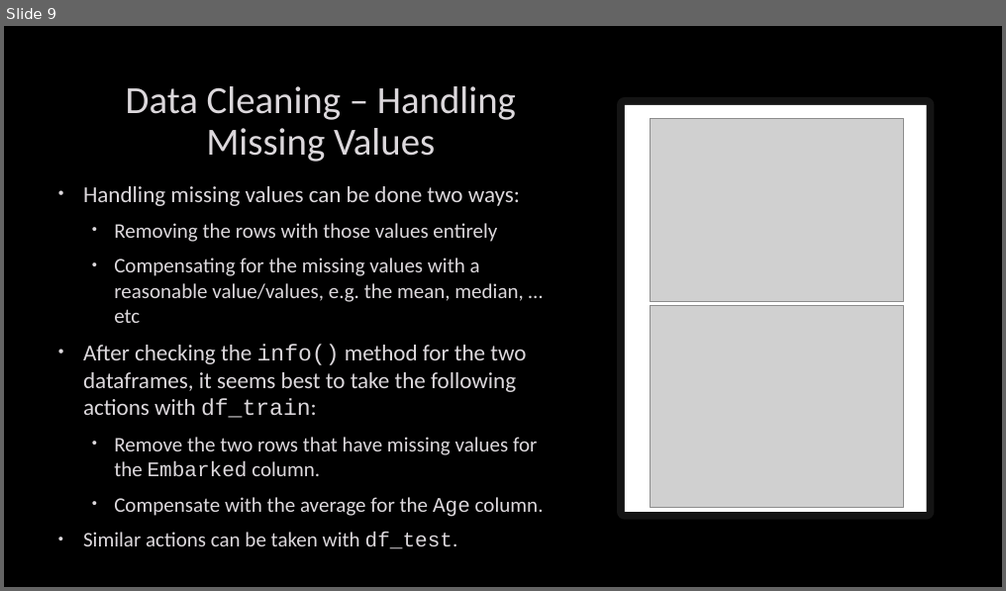
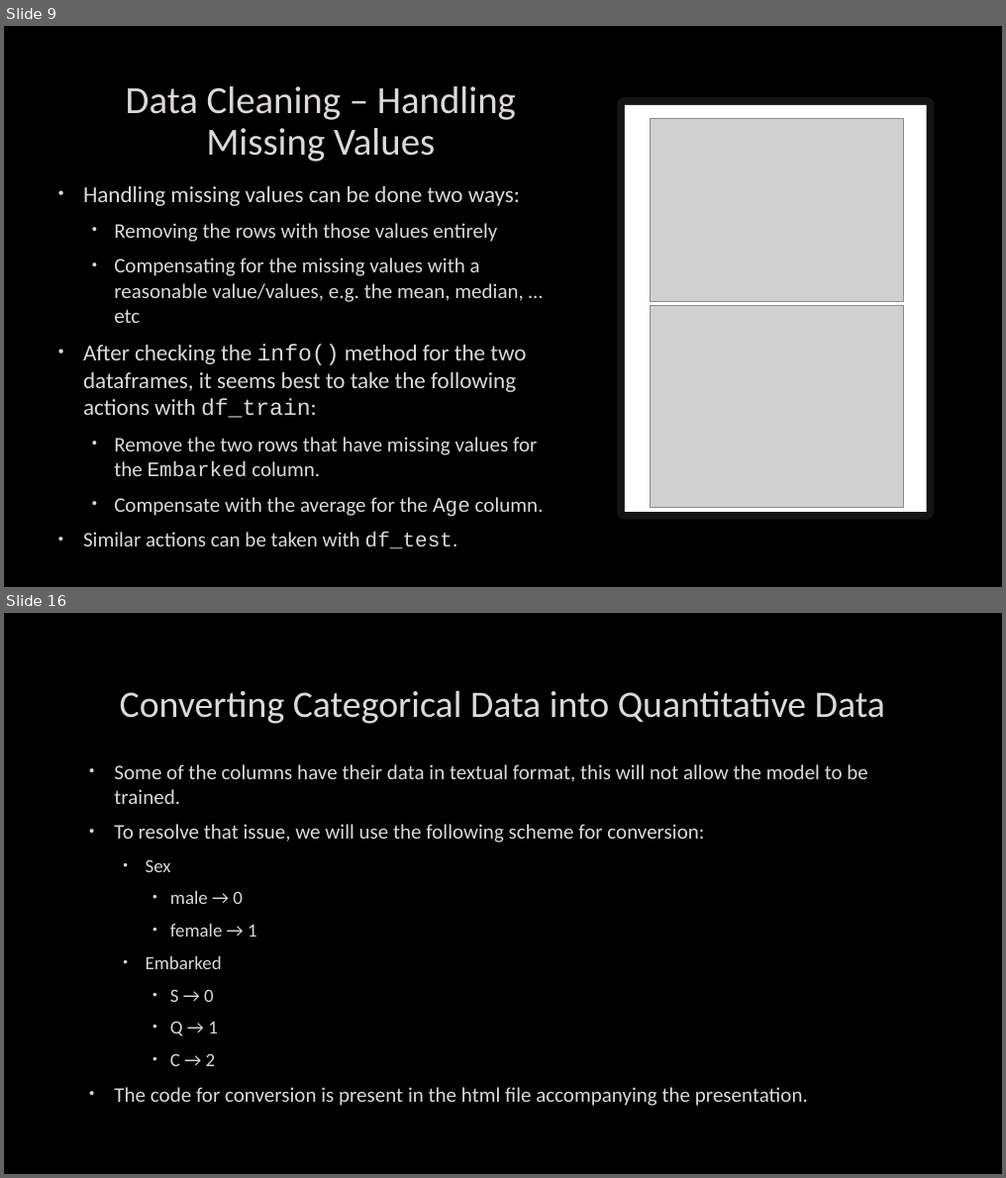
Before and after one commit to Moaaz-Mahmoud/Third-Year-Electrical-Testing-3A, a slide deck: class-3-data_analysis/titanic/presentation.pptx. Shown one above the other, each under a label of ours: slide 9 before the commit, slides 9 and 16 after it; the slides between them are not shown. The pictures are 1006x591 and 1006x1178 pixels, drawn with LibreOffice and Linux fonts; fonts in the diff are those of the drawing; grey boxes stand for pictures; background and template pictures are left out. Boxes give left, top, right and bottom in pixels: in the first picture for what was removed or moved away, otherwise in the second. Text is boxed around its words. In the diff, an @@ line names an element or a change of style, - is before the commit and + after.

```diff
--- a/class-3-data_analysis/titanic/presentation.pptx
+++ b/class-3-data_analysis/titanic/presentation.pptx
@@ slide 16 added at (4,613,1002,1174), background picture (left out) @@
@@ title added at (120,690,885,724), 36 pt, text #DCD8DC @@
+Converting Categorical Data into Quantitative Data
@@ text added at (114,764,867,1106), 20 pt, text #DCD8DC @@
+• Some of the columns have their data in textual format, this will not allow the model to be trained.
+• To resolve that issue, we will use the following scheme for conversion:
+  • Sex
+    • male → 0
+    • female → 1
+  • Embarked
+    • S → 0
+    • Q → 1
+    • C → 2
+• The code for conversion is present in the html file accompanying the presentation.
```
Also in this commit, not shown: 2 slides changed, 8 other slides added, 1 other file.
